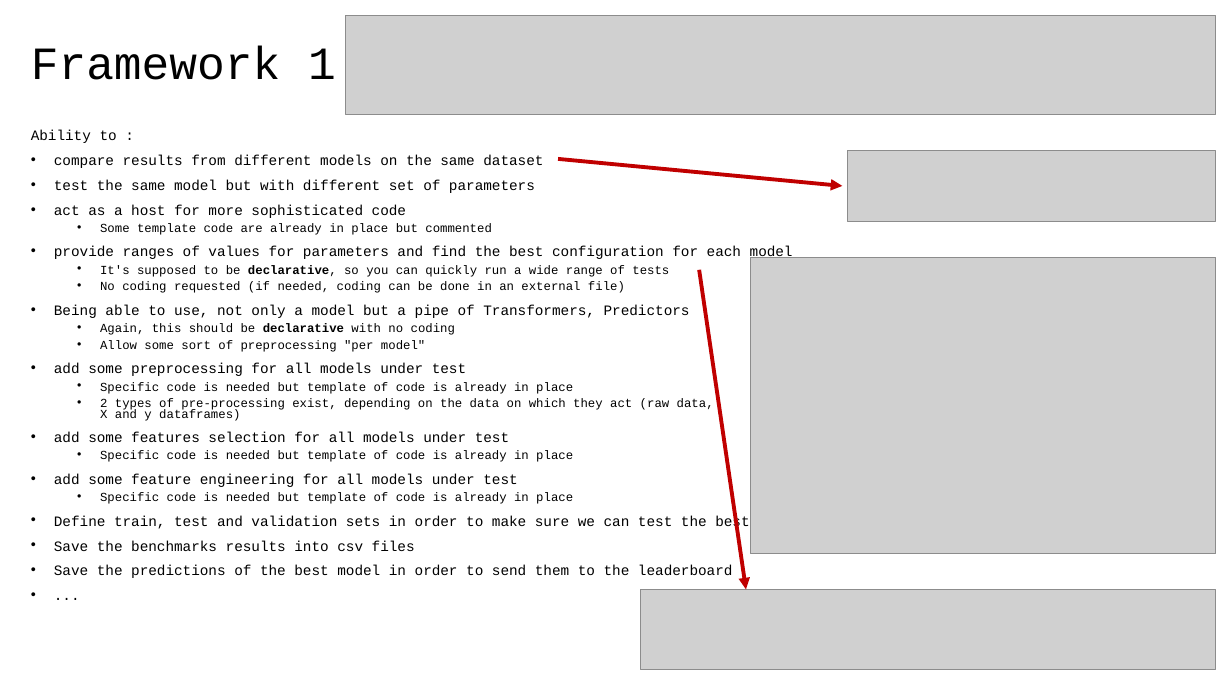
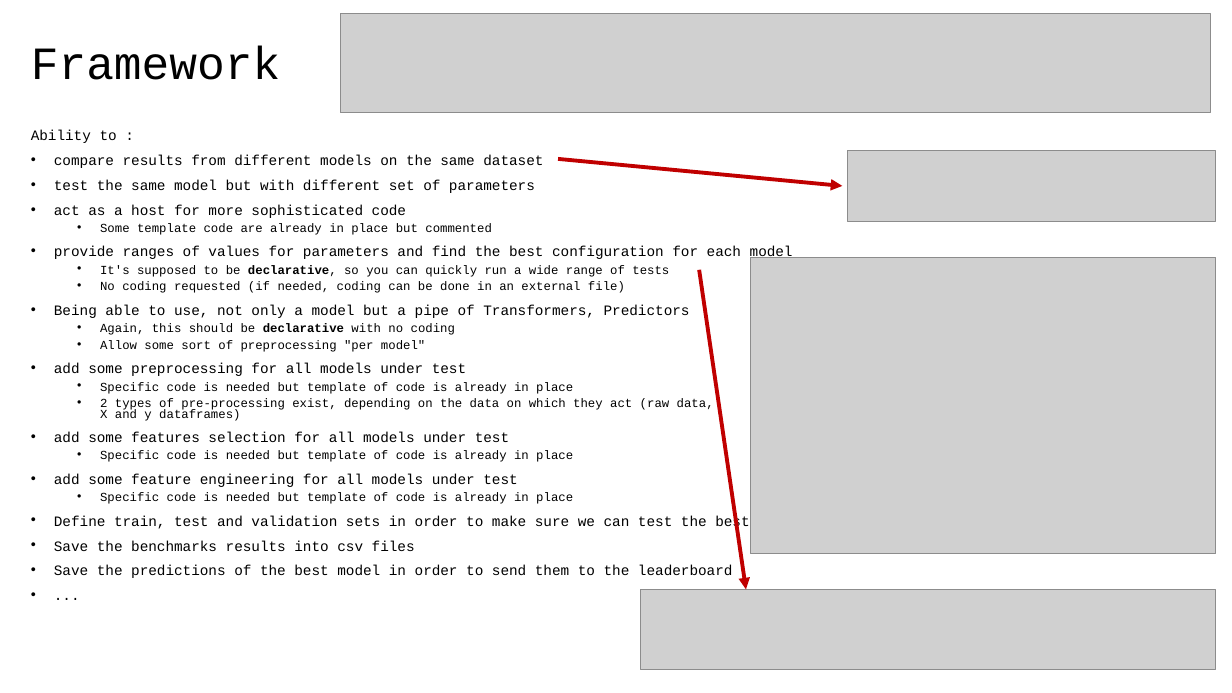
Before and after one commit to 40tude/02_Data-Science_Fullstack_march_2024, a slide deck: slide 8 of 05_supervised_ML/99_Project_Conversion_rate_challenge/01_conversion_rate_challenge.pptx. Drawn at 1232x693 pixels with LibreOffice and Linux fonts; fonts in the diff are those of the drawing; grey boxes stand for pictures. Boxes give left, top, right and bottom in pixels: in the first picture for what was removed or moved away, otherwise in the second. Text is boxed around its words. In the diff, an @@ line names an element or a change of style, - is before the commit and + after.

Commit message:
Review Uber + add Colab picture in conv rate slides

```diff
--- a/05_supervised_ML/99_Project_Conversion_rate_challenge/01_conversion_rate_challenge.pptx
+++ b/05_supervised_ML/99_Project_Conversion_rate_challenge/01_conversion_rate_challenge.pptx
@@ picture: place and size @@
-picture at (346,16,1216,116)
+picture at (340,14,1211,114)
@@ title at (31,46,280,80): text changed @@
-Framework 1
+Framework
```
Also in this commit, not shown: 1 other slide changed, 1 other file.
